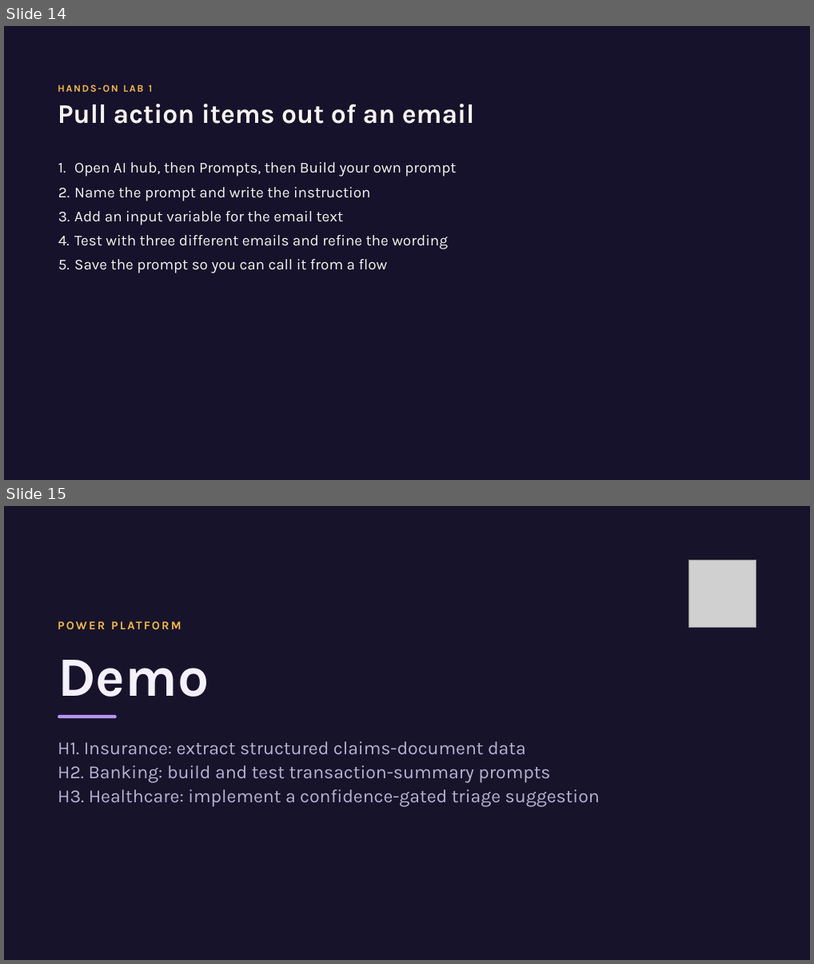
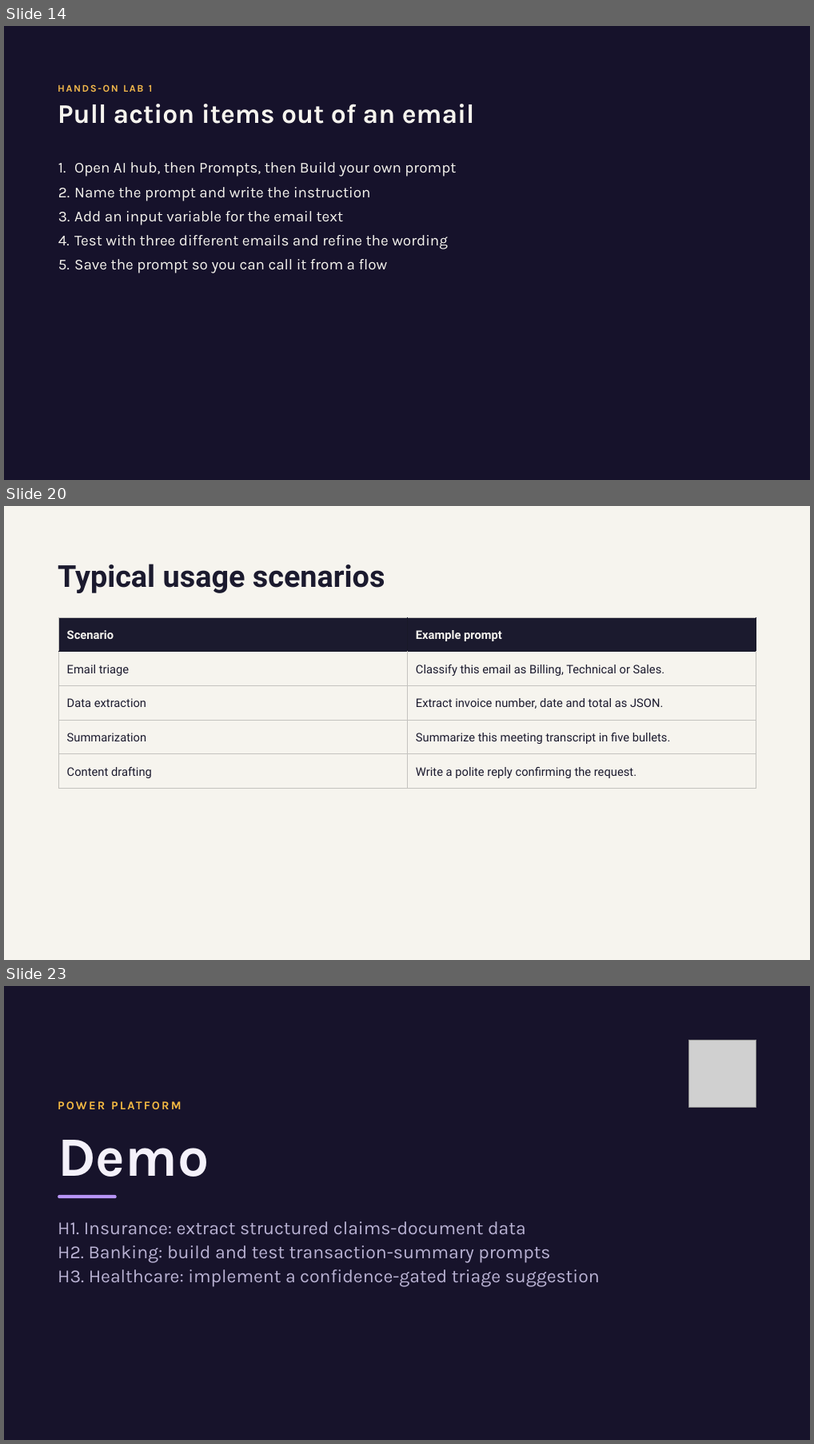
Before and after one commit to JPOWER4/Enterprise-Apps-Agents, a slide deck: Modeule 4 - AI Builder Business Logic and Intelligent.pptx. Shown one above the other, each under a label of ours: slides 14 and 15 before the commit, slides 14, 20 and 23 after it; the slides between them are not shown. The pictures are 814x964 and 814x1444 pixels, drawn with LibreOffice and Linux fonts; fonts in the diff are those of the drawing; grey boxes stand for pictures. Boxes give left, top, right and bottom in pixels: in the first picture for what was removed or moved away, otherwise in the second. Text is boxed around its words. In the diff, an @@ line names an element or a change of style, - is before the commit and + after.

```diff
--- a/Modeule 4 - AI Builder Business Logic and Intelligent.pptx
+++ b/Modeule 4 - AI Builder Business Logic and Intelligent.pptx
@@ slide 20 added at bbox=[4, 506, 810, 960], background #F6F4EE @@
@@ title added at bbox=[58, 564, 386, 593], 36 pt, text #1B1A2E, bold @@
+Typical usage scenarios
@@ table added at bbox=[58, 617, 757, 788], 5 rows, 2 columns @@
+Scenario | Example prompt
+Email triage | Classify this email as Billing, Technical or Sales.
+Data extraction | Extract invoice number, date and total as JSON.
+Summarization | Summarize this meeting transcript in five bullets.
+Content drafting | Write a polite reply confirming the request.
@@ what was slide 15 is now slide 23 @@
```
Also in this commit, not shown: 7 other slides added, 1 other file.
